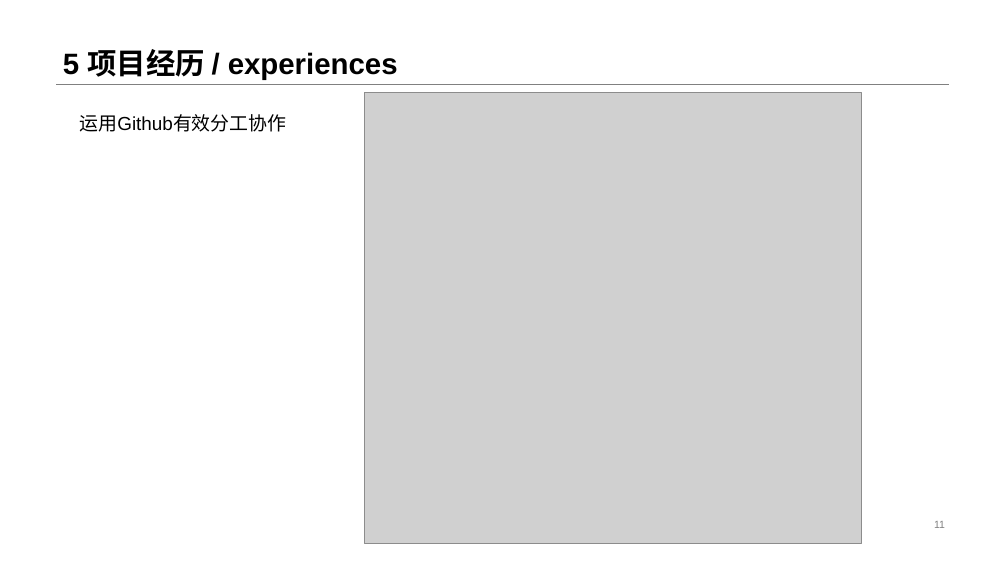
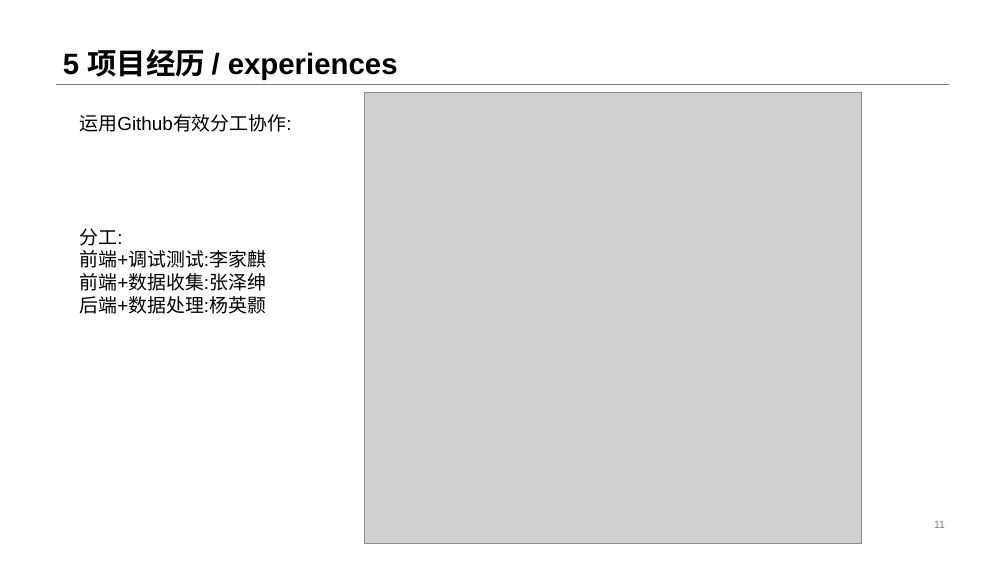
Before and after one commit to black-tony/JiKeDaoBigHW1, a slide deck: slide 11 of 演示/计科导pre.pptx. Drawn at 1008x567 pixels with LibreOffice and Linux fonts; fonts in the diff are those of the drawing; grey boxes stand for pictures. Boxes give left, top, right and bottom in pixels: in the first picture for what was removed or moved away, otherwise in the second. Text is boxed around its words. In the diff, an @@ line names an element or a change of style, - is before the commit and + after.

```diff
--- a/演示/计科导pre.pptx
+++ b/演示/计科导pre.pptx
@@ text at [80, 114, 292, 314]: text changed @@
-运用Github有效分工协作
+运用Github有效分工协作:
+分工:
+前端+调试测试:李家麒
+前端+数据收集:张泽绅
+后端+数据处理:杨英颢
```
Also in this commit, not shown: 4 other files.
